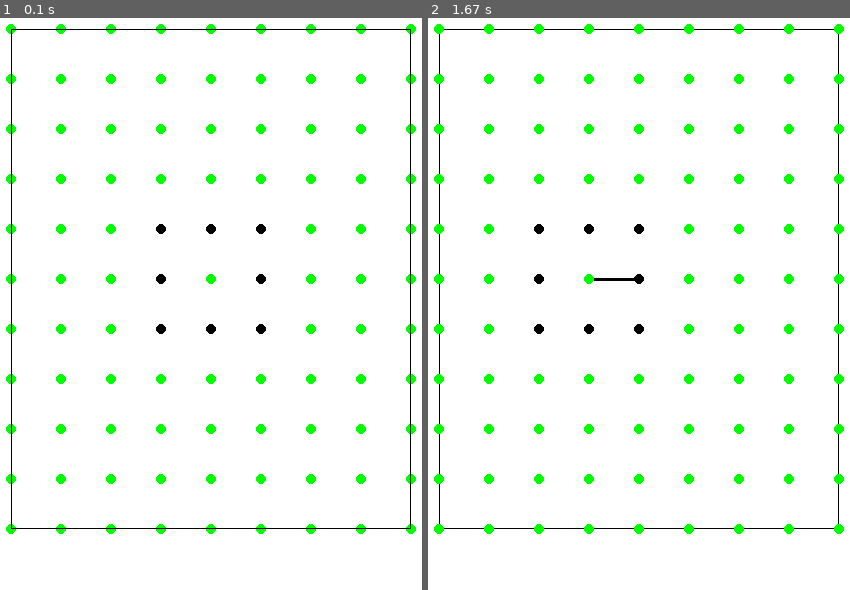
Above: before the commit, frames 1-2 (left to right).
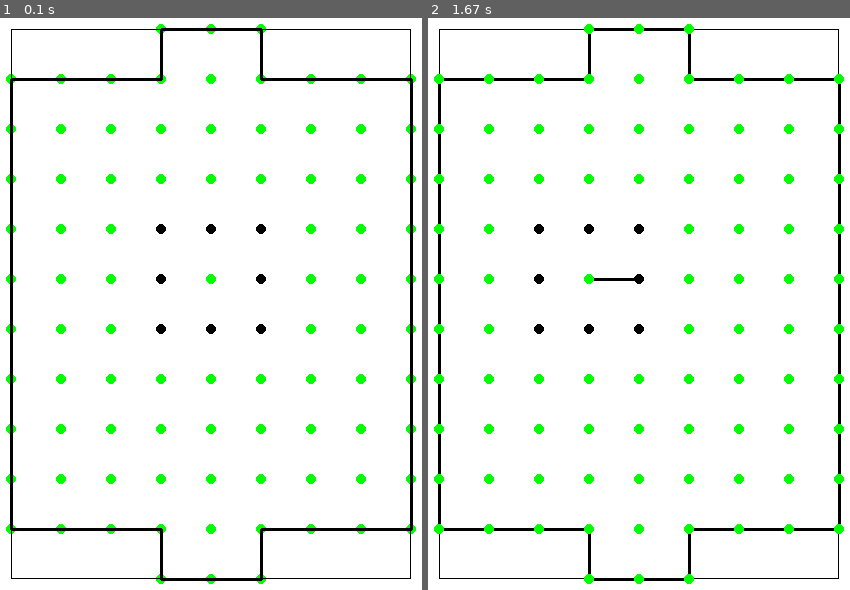
Above: after the commit, the same moments.

Repository: KWeselski/pygame_paper_soccer
Game: pygame game, started from main.py
The game is run twice, just before and just after one commit, with the same random seed, the same clock (stepped at 60 frames per second) and the same inputs.
Inputs (mouse positions are in pixels of both pictures, inside the frame that each line leads up to):
- Up to frame 1 (0.1 s): no input
- Up to frame 2 (1.67 s): tap Enter at 0.33 s; click (592, 275) at 0.72 s; tap Space at 1.5 s

The runs differ from the first frame. In frame 1, 2.2% of the frame differs, in the area x 1-99%, y 1-99%; in frame 2, 1.9%.

Commit message:
Add board lines

Diff:
--- a/main.py
+++ b/main.py
@@ -35,7 +35,7 @@
 
 size = 50
 boardwidth = 8
-boardheight = 10
+boardheight = 11
 
 mouse_x = 0
 mouse_y = 0
@@ -52,10 +52,52 @@
 
 DISPLAYSURF.fill(WHITE)
 
+point_for_skip = [(1,1),(1,2),(1,3),(1,7),(1,8),(1,9),
+                (boardheight+1,1),(boardheight+1,2),(boardheight+1,3),
+                (boardheight+1,7),(boardheight+1,8),(boardheight+1,9)]
+
+
+def draw_court(Points_list):
+    left_side_idx = [x for x in range(0,10)]
+    right_side_idx = [y for y in range(86,96)]
+    down_side_idx = [9,19,29,40,41,53,65,64,75,85,95]
+    up_side_idx = [0,10,20,31,30,42,54,55,66,76,86]
+    draw_line_in_court(left_side_idx)
+    draw_line_in_court(right_side_idx)
+    draw_line_unsorted_in_court(up_side_idx)
+    draw_line_unsorted_in_court(down_side_idx)
+
+def draw_line_unsorted_in_court(list_):
+    points_in = []
+    for x in list_:
+        for idx,point in enumerate(POINTS_pos):
+            if x == idx:
+                points_in.append(point)
+        for x in range(0,len(points_in)-1):
+            start = (points_in[x].point_pos.centerx,points_in[x].point_pos.centery)
+            end = (points_in[x+1].point_pos.centerx,points_in[x+1].point_pos.centery)
+            line = (start,end)
+            pygame.draw.line(DISPLAYSURF,BLACK,line[0],line[1],3)
+            LINES.append(line)
+
+def draw_line_in_court(list_):
+    points_in = []
+    for idx,point in enumerate(POINTS_pos):
+        if idx in list_:
+            points_in.append(point)
+        for x in range(0,len(points_in)-1):
+            start = (points_in[x].point_pos.centerx,points_in[x].point_pos.centery)
+            end = (points_in[x+1].point_pos.centerx,points_in[x+1].point_pos.centery)
+            line = (start,end)
+            pygame.draw.line(DISPLAYSURF,BLACK,line[0],line[1],3)
+            LINES.append(line)
+
 def draw_points():
     cnt = 0
     for i in range(1,boardwidth+2):
         for z in range(1,boardheight+2):
+            if (z,i) in point_for_skip:
+                continue
             if cnt%2 == 0:
                 point_radius = pygame.draw.circle(DISPLAYSURF,WHITE,(size*i,size*z),15)
                 point_p=pygame.draw.circle(DISPLAYSURF,GREEN,(size*i,size*z),5)
@@ -82,6 +124,12 @@
         if(obj.cords == ball_cords):
             current_point_cord=obj.point_pos
             return current_point_cord
+
+def check_index():
+    mouse_cords = (mouse_x,mouse_y)
+    for idx,obj in enumerate(POINTS_pos):
+        if obj.point_radius.collidepoint(mouse_cords):
+            print(idx)
 
 def find_near_points(point_p):
     cords = (point_p.centerx,point_p.centery)
@@ -106,17 +154,15 @@
     mouse_cords = (mouse_x,mouse_y)
 
     for obj in neigh:
-        print(obj.point_radius)
-        print(mouse_cords)
         if obj.point_radius.collidepoint(mouse_cords):
             obj.checked = True
-            print('Styka sie')
+
         else:
             obj.checked = False
 
 
         if obj.checked == True:
-            print(point_x)
+
             end_point = obj.cords
             line=((point_x.centerx,point_x.centery),end_point)
 
@@ -128,7 +174,7 @@
                 for x in POINTS_pos:
                     if x.cords == end_point:
                         current_point = x
-                        print(current_point)
+
                         clear_display(POINTS_pos)
                         find_near_points(current_point.point_pos)
                         return current_point.point_pos
@@ -140,6 +186,7 @@
     if not POINTS_pos:
         BALL = (250,300) #Startowa pozycja
         draw_points() #Rozrysuj punkty i in radius aby były łatwiejsze do wybierania
+        draw_court(POINTS_pos)
         current_point = check_position(BALL,POINTS_pos)
         pick_another_point(current_point)
 
@@ -154,6 +201,7 @@
         elif event.type == MOUSEBUTTONUP:
             #isClicked=True
             current_point = pick_another_point(current_point)
-
+        elif event.type == KEYDOWN:
+            check_index()
 
     pygame.display.update()
